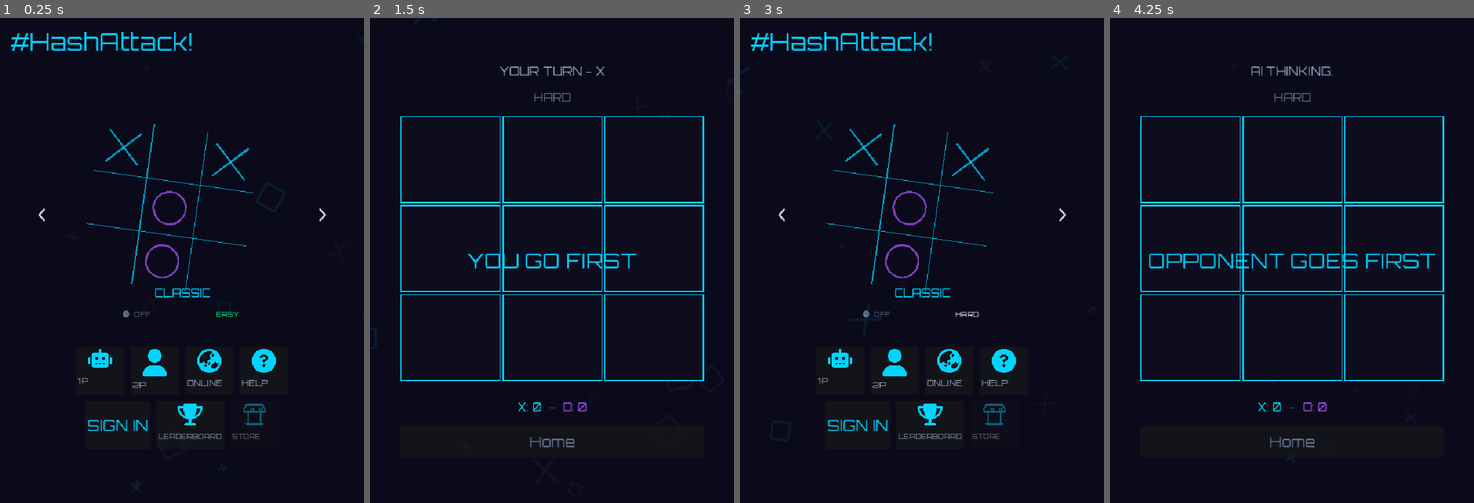
Above: before the commit, frames 1-4 (left to right).
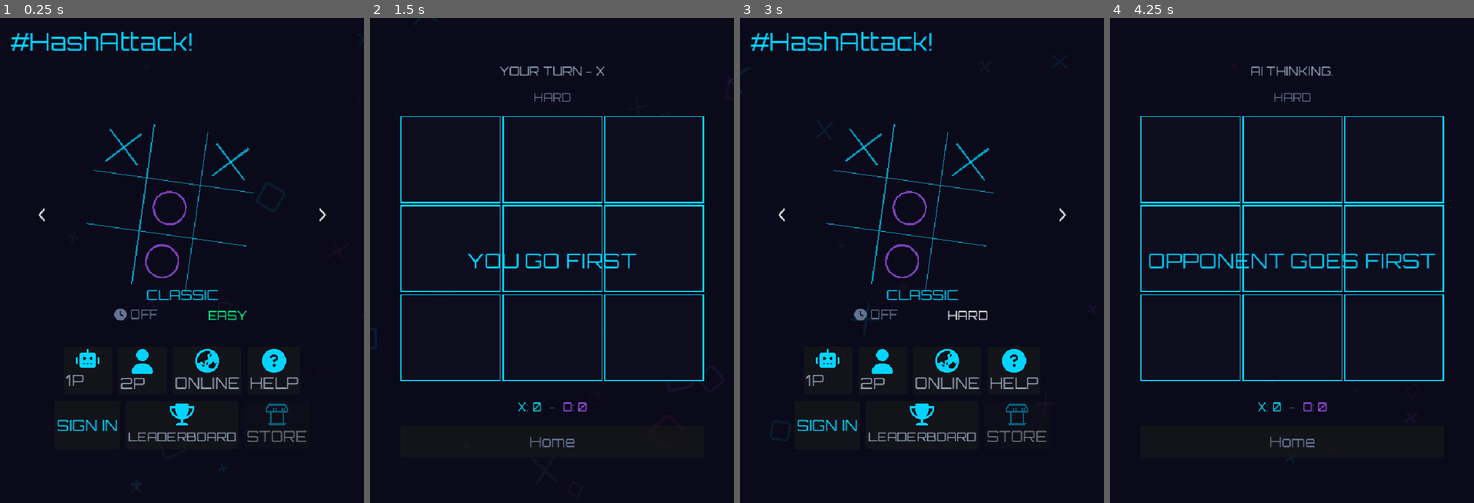
Above: after the commit, the same moments.

Repository: weilies/nexus-arcade
Game: Godot game, scene res://scenes/MainMenu.tscn
Two runs of this game, one before a commit and one after it. Both use one fixed random seed, a clock stepped at 60 frames per second and the inputs below.
Inputs:
- Up to frame 1 (0.25 s): no input
- Up to frame 2 (1.5 s): click "EASY" at 0.5 s; click "1P" at 1.25 s
- Up to frame 3 (3 s): click "Home" at 2 s; click "EASY" at 2.75 s
- Up to frame 4 (4.25 s): click "1P" at 3.5 s

The runs differ from the first frame. In frame 1, 3.1% of the frame differs, in the area x 15-85%, y 55-88%; in frame 2, nothing differs; in frame 3, 3.1%; in frame 4, nothing differs.

Commit message:
fix(hashattack): scene audit follow-ups — HUD panel drop, font sizes, timer visibility, overlay rule
1. Drop HUD expand panel (was phantom spec, never built)
   - game CLAUDE.md: remove HUD Slide Panel section, update scene list
   - GDD §4: remove [>] button, expand panel diagram, HUD Expand Panel section,
     update screen flow to show Row2 in-flow actions
   - CLAUDE.md: rewrite auth slot description

2. Font sizes (MainMenu.tscn) — style guide §2.2 Godot minimums applied
   Uma: verify tile layout at new sizes, especially LEADERBOARD/ONLINE labels
   - LblModeName: 22 → 28 (status label min 28)
   - LblClockIcon: 14 → 24 (help text min 24, FA6 icon)
   - LblTimer: 14 → 24
   - BtnDifficulty: 14 → 24 (flat inline, 36px container)
   - Btn1P/2P/BtnOnline/BtnHelp: 16 → 30 (button label min 30)
   - BtnLeaderboard: 14 → 24 (long text, 96px tile — Uma may raise to 30 after visual check)
   - BtnStore: 14 → 30

3. Fix _refresh_timer_visibility() always returning visible=true
   - Now: visible = (_current_game_mode != "ultimate")

4. Document Bridge-per-scene pattern + UI overlay input-blocking rules
   - game CLAUDE.md Layout — Z-order section expanded with concrete rules:
     mouse_filter, popup dismissal, never leave full-screen Control on tree,
     Bridge scenes must use change_scene_to_file only (never child overlay)

Co-Authored-By: Claude Sonnet 4.6 (1M context) <noreply@anthropic.com>

Diff:
--- a/games/hashattack/scenes/MainMenu.gd
+++ b/games/hashattack/scenes/MainMenu.gd
@@ -144,7 +144,7 @@
 	_refresh_timer_visibility()
 
 func _refresh_timer_visibility() -> void:
-	$CarouselContainer/TimerRow.visible = true
+	$CarouselContainer/TimerRow.visible = (_current_game_mode != "ultimate")
 
 func _on_timer_pressed() -> void:
 	_timer_index = (_timer_index + 1) % TIMER_MODES.size()
--- a/games/hashattack/scenes/MainMenu.tscn
+++ b/games/hashattack/scenes/MainMenu.tscn
@@ -121,7 +121,7 @@
 grow_horizontal = 2
 theme_override_colors/font_color = Color(0, 0.831, 1, 1)
 theme_override_fonts/font = ExtResource("5_font")
-theme_override_font_sizes/font_size = 22
+theme_override_font_sizes/font_size = 28
 text = "CLASSIC"
 horizontal_alignment = 1
 
@@ -159,12 +159,12 @@
 [node name="LblClockIcon" type="Label" parent="CarouselContainer/TimerRow/BtnTimer/HBoxTimer" unique_id=178054475]
 layout_mode = 2
 theme_override_colors/font_color = Color(0.392, 0.455, 0.573, 1)
-theme_override_font_sizes/font_size = 14
+theme_override_font_sizes/font_size = 24
 
 [node name="LblTimer" type="Label" parent="CarouselContainer/TimerRow/BtnTimer/HBoxTimer" unique_id=1141500923]
 layout_mode = 2
 theme_override_fonts/font = ExtResource("5_font")
-theme_override_font_sizes/font_size = 14
+theme_override_font_sizes/font_size = 24
 text = "TIMER: OFF"
 
 [node name="DifficultyRow" type="HBoxContainer" parent="CarouselContainer" unique_id=808538065]
@@ -184,7 +184,7 @@
 custom_minimum_size = Vector2(200, 36)
 layout_mode = 2
 theme_override_fonts/font = ExtResource("5_font")
-theme_override_font_sizes/font_size = 14
+theme_override_font_sizes/font_size = 24
 text = "EASY"
 flat = true
 
@@ -214,7 +214,7 @@
 layout_mode = 2
 theme_override_constants/icon_max_width = 48
 theme_override_fonts/font = ExtResource("5_font")
-theme_override_font_sizes/font_size = 16
+theme_override_font_sizes/font_size = 30
 text = "1P"
 icon = ExtResource("2_robot")
 expand_icon = true
@@ -225,7 +225,7 @@
 layout_mode = 2
 theme_override_constants/icon_max_width = 48
 theme_override_fonts/font = ExtResource("5_font")
-theme_override_font_sizes/font_size = 16
+theme_override_font_sizes/font_size = 30
 text = "2P"
 icon = ExtResource("3_users")
 expand_icon = true
@@ -236,7 +236,7 @@
 layout_mode = 2
 theme_override_constants/icon_max_width = 48
 theme_override_fonts/font = ExtResource("5_font")
-theme_override_font_sizes/font_size = 16
+theme_override_font_sizes/font_size = 30
 text = "ONLINE"
 icon = ExtResource("4_globe")
 expand_icon = true
@@ -247,7 +247,7 @@
 layout_mode = 2
 theme_override_constants/icon_max_width = 48
 theme_override_fonts/font = ExtResource("5_font")
-theme_override_font_sizes/font_size = 16
+theme_override_font_sizes/font_size = 30
 text = "HELP"
 icon = ExtResource("10_help")
 expand_icon = true
@@ -263,7 +263,7 @@
 layout_mode = 2
 theme_override_constants/icon_max_width = 48
 theme_override_fonts/font = ExtResource("5_font")
-theme_override_font_sizes/font_size = 14
+theme_override_font_sizes/font_size = 24
 text = "LEADERBOARD"
 icon = ExtResource("11_trophy")
 expand_icon = true
@@ -274,7 +274,7 @@
 layout_mode = 2
 theme_override_constants/icon_max_width = 48
 theme_override_fonts/font = ExtResource("5_font")
-theme_override_font_sizes/font_size = 14
+theme_override_font_sizes/font_size = 30
 disabled = true
 text = "STORE"
 icon = ExtResource("12_store")
Not shown, changed: docs/games/hashattack/GDD.md
Not shown, changed: games/hashattack/CLAUDE.md
